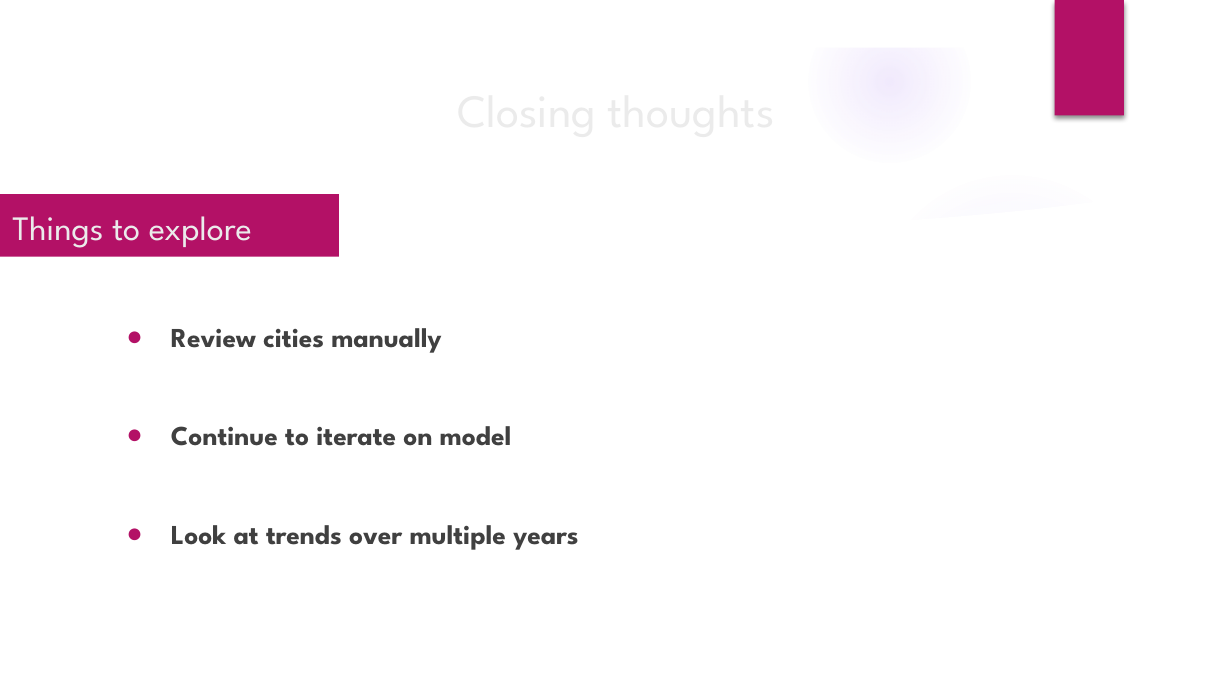
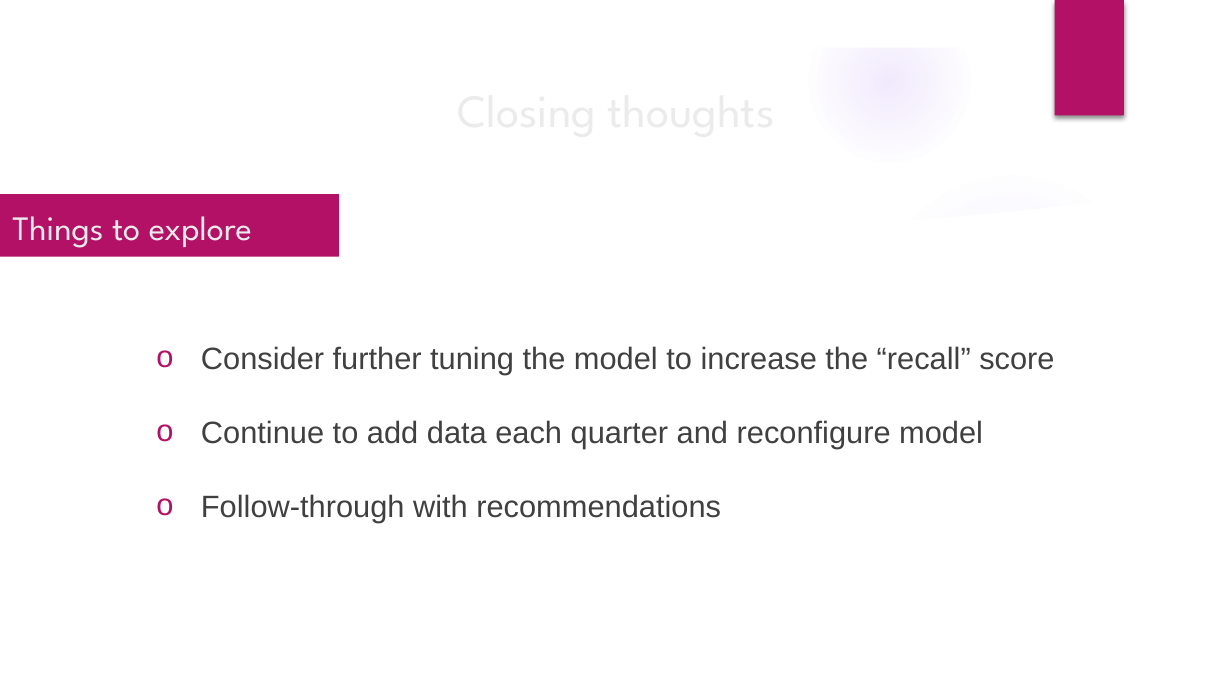
Before and after one commit to AliRampur/Phase-3-Project, a slide deck: slide 10 of Phase 3 Presentation.pptx (slide 9 before the commit). Drawn at 1232x693 pixels with LibreOffice and Linux fonts; fonts in the diff are those of the drawing; background and template pictures are left out. Boxes give left, top, right and bottom in pixels: in the first picture for what was removed or moved away, otherwise in the second. Text is boxed around its words. In the diff, an @@ line names an element or a change of style, - is before the commit and + after.

Commit message:
further updates to readme, pics, ppt and notebook

```diff
--- a/Phase 3 Presentation.pptx
+++ b/Phase 3 Presentation.pptx
@@ subtitle at box(201, 346, 1054, 522): text changed; size 16 to 18 pt; font League Spartan to Arial; bold off @@
-● Review cities manually
-● Continue to iterate on model
-● Look at trends over multiple years
+o Consider further tuning the model to increase the “recall” score
+o Continue to add data each quarter and reconfigure model
+o Follow-through with recommendations
```
Also in this commit, not shown: 6 other slides changed, 4 slides added, 3 slides removed, 11 other files.
